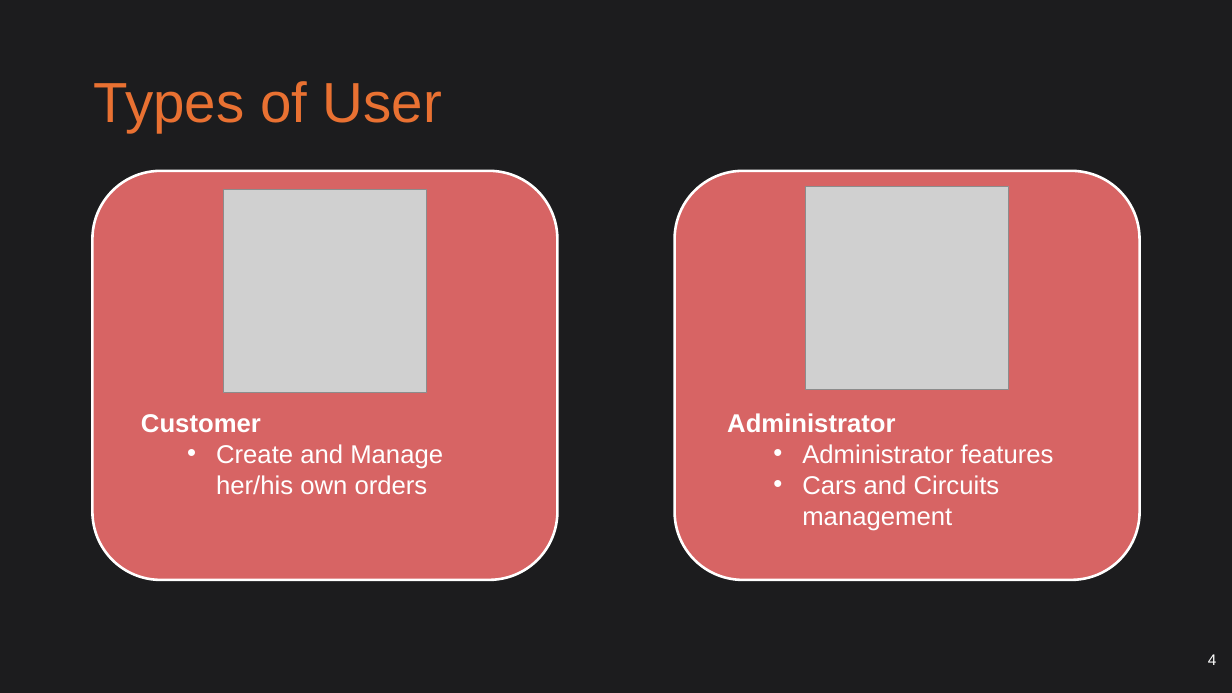
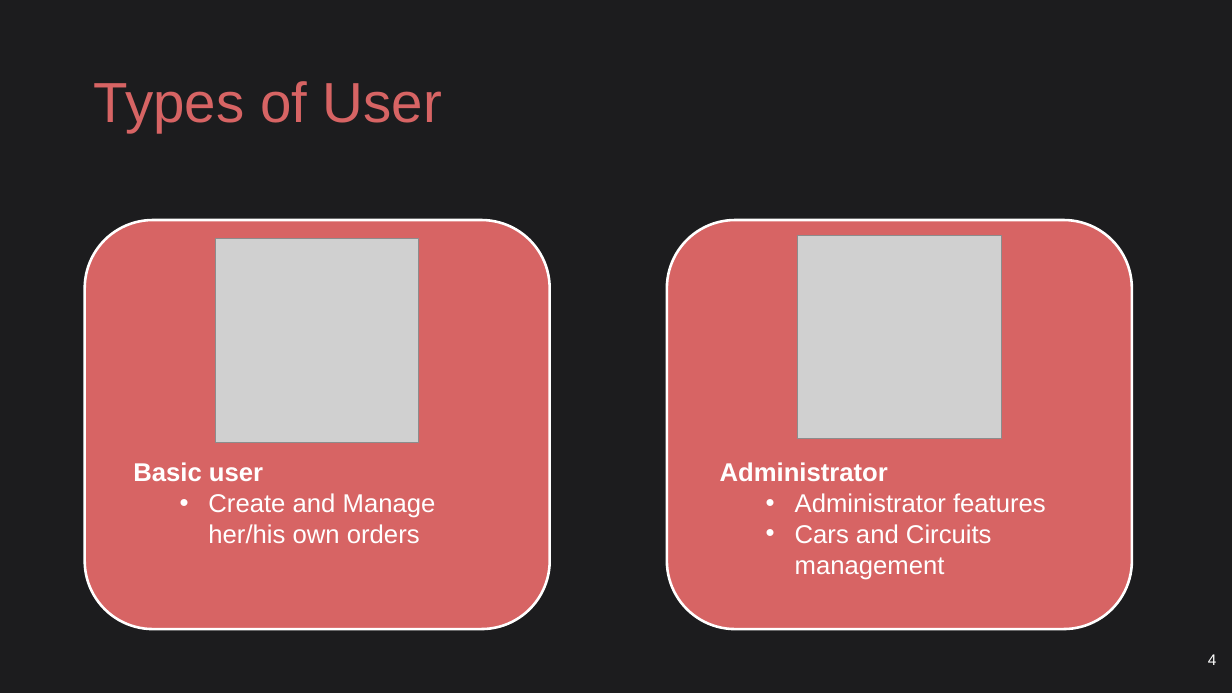
Before and after one commit to ludovicodimartino/webApplicationUniProject, a slide deck: slide 4 of WaCar.pptx. Drawn at 1232x693 pixels with LibreOffice and Linux fonts; fonts in the diff are those of the drawing; grey boxes stand for pictures. Boxes give left, top, right and bottom in pixels: in the first picture for what was removed or moved away, otherwise in the second. Text is boxed around its words. In the diff, an @@ line names an element or a change of style, - is before the commit and + after.

Commit message:
- PPT update - Padding in list orders (responsive)

```diff
--- a/WaCar.pptx
+++ b/WaCar.pptx
@@ title "Types of User" at [94, 81, 442, 132]: text colour #E97132 to #D76464 @@
@@ rounded rectangle: place and size @@
-rounded rectangle at [92, 171, 557, 580]
+rounded rectangle at [85, 220, 550, 629]
@@ 2 pictures, 1 text, 1 rounded rectangle: place and size @@
-2 pictures, 1 text, 1 rounded rectangle at [141, 171, 1140, 580]
+2 pictures, 1 text, 1 rounded rectangle at [133, 220, 1132, 629]
@@ text at [133, 462, 263, 481]: text changed @@
-Customer
+Basic user
@@ text "Administrator": place and size @@
-text "Administrator" at [727, 413, 1054, 531]
+text "Administrator" at [720, 462, 1046, 580]
```
Also in this commit, not shown: 7 other slides changed, 2 slides added, 4 slides removed, 2 other files.
